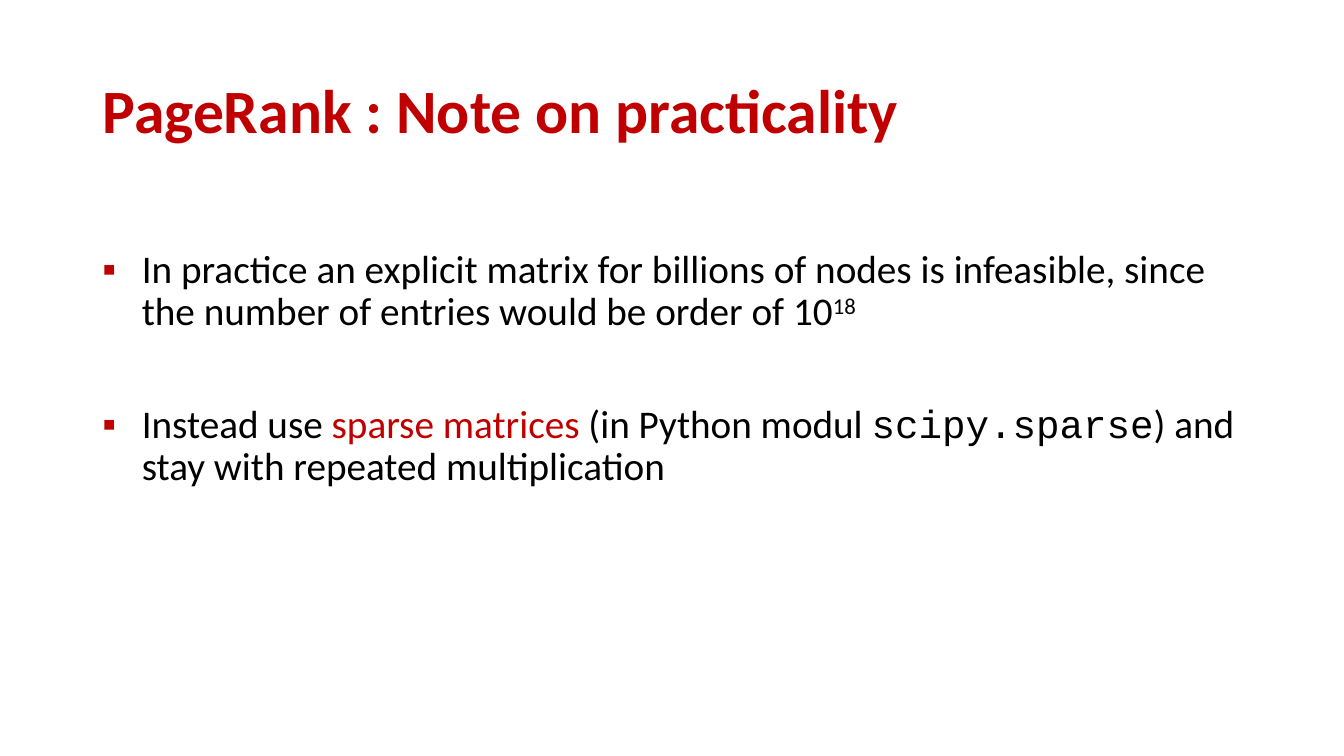
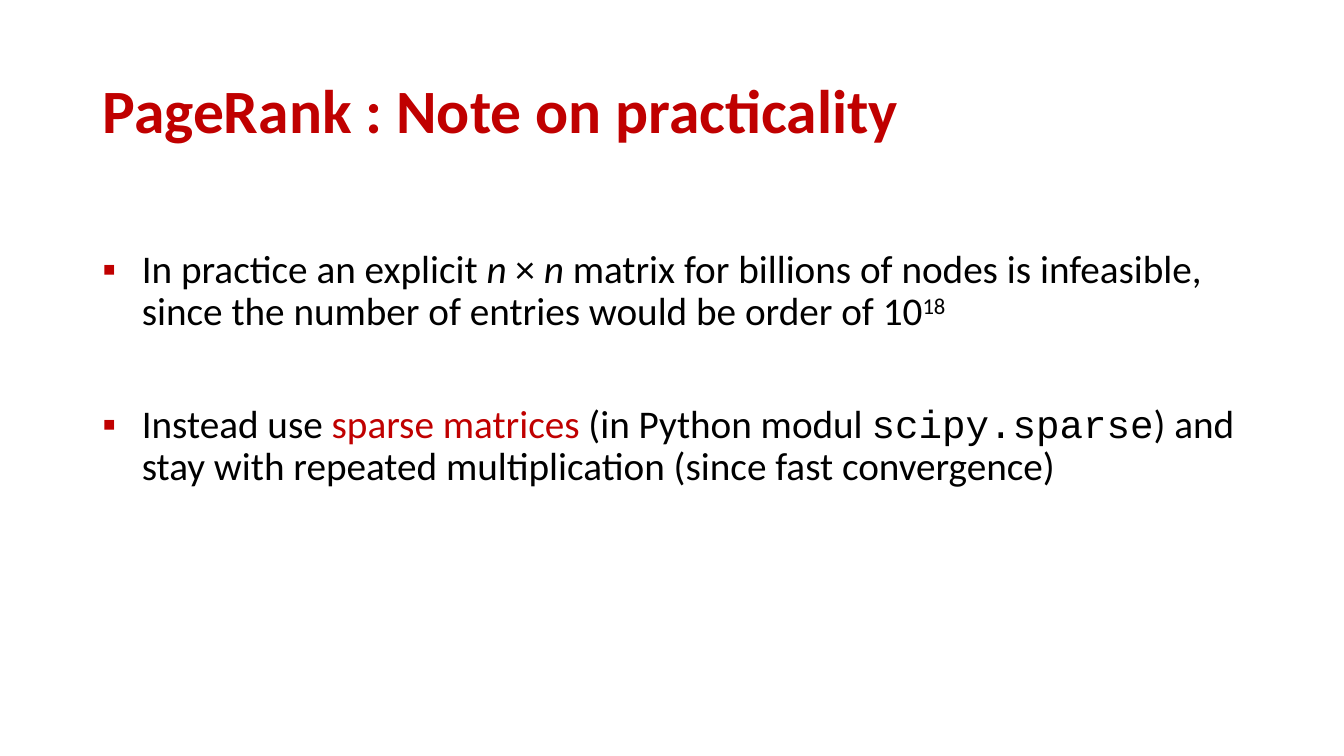
Before and after one commit to gsbrodal/gsbrodal.github.io, a slide deck: slide 15 of ipsa/slides/linear_programming.pptx. Drawn at 1344x756 pixels with LibreOffice and Linux fonts; fonts in the diff are those of the drawing. Boxes give left, top, right and bottom in pixels: in the first picture for what was removed or moved away, otherwise in the second. Text is boxed around its words. In the diff, an @@ line names an element or a change of style, - is before the commit and + after.

```diff
--- a/ipsa/slides/linear_programming.pptx
+++ b/ipsa/slides/linear_programming.pptx
@@ text at [142, 255, 1234, 487]: text changed @@
-▪ In practice an explicit matrix for billions of nodes is infeasible, since the number of entries would be order of 1018
-▪ Instead use sparse matrices (in Python modul scipy.sparse) and stay with repeated multiplication
+▪ In practice an explicit n × n matrix for billions of nodes is infeasible, since the number of entries would be order of 1018
+▪ Instead use sparse matrices (in Python modul scipy.sparse) and stay with repeated multiplication (since fast convergence)
```
Also in this commit, not shown: 15 other slides changed, 3 slides added, 1 slide removed, 4 other files.
